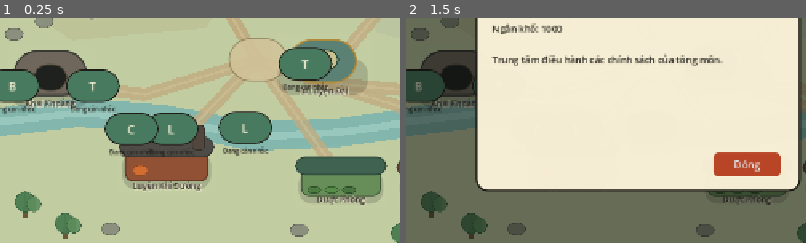
Above: before the commit, frames 1-2 (left to right).
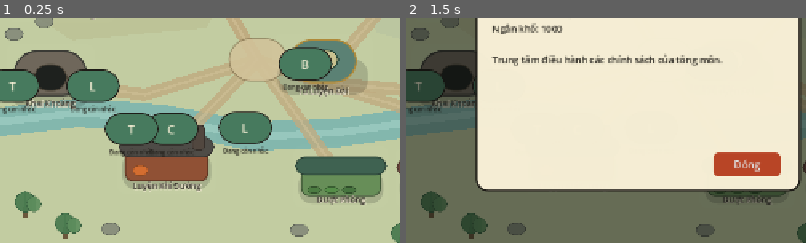
Above: after the commit, the same moments.

Repository: vuanhtuan161094-byte/TongMonBaDao
Game: Godot game, scene res://scenes/p3/p3_1_landscape_sect.tscn
The game is run twice, just before and just after one commit, with the same random seed, the same clock (stepped at 60 frames per second) and the same inputs. This scene is started directly instead of the project's main scene.
Inputs (mouse positions are % of the whole screen's width and height, from its top left):
- Up to frame 1 (0.25 s): no input
- Up to frame 2 (1.5 s): click (50, 23) at 0.5 s; click (72, 26) at 1.25 s
The pictures show only the part of the screen within x 22-72%, y 36-86%; the shares and areas given below are measured in that part.

The runs differ from the first frame. In frame 1, 0.3% of the frame differs, in the area x 2-78%, y 18-52%; in frame 2, less than 0.1%.

Commit message:
fix(GP-02C1): reconcile legacy V2 PvE reservations before offline ticks

Diff:
--- a/godot/src/simulation/combat/hunting_pve_run_v2.gd
+++ b/godot/src/simulation/combat/hunting_pve_run_v2.gd
@@ -267,6 +267,92 @@
         owner_state.sect.v2_pve_active_runs.erase(encounter)
     return {"ok":true,"already_settled":false,"settled_tick":when}
 
+
+# GP-02C1: restore valid pre-reservation V2 saves before *any* offline tick.
+# Two-phase validation leaves malformed/contested legacy saves untouched.
+static func reconcile_loaded_v2_pve(state: SimulationState) -> Dictionary:
+    if state == null:
+        return {"ok":false,"reason":"missing_loaded_state"}
+    if state.sect.v2_pve_active_runs.is_empty():
+        return {"ok":true,"legacy_restored":0,"terminal_settled":0}
+    var encountered: Dictionary = {}
+    var pending: Dictionary = {}
+    var ids: Array = state.sect.v2_pve_active_runs.keys()
+    ids.sort()
+    var buildings := BuildingSystem.new()
+    for raw_id in ids:
+        var id := str(raw_id)
+        var snapshot = state.sect.v2_pve_active_runs[raw_id]
+        if id.is_empty() or not (snapshot is Dictionary) or str(snapshot.get("encounter_id","")) != id:
+            return {"ok":false,"reason":"legacy_encounter_identity_invalid"}
+        if state.sect.v2_pve_reward_claims.has(id):
+            return {"ok":false,"reason":"claimed_encounter_has_active_snapshot"}
+        var restored := restore_state(state,snapshot)
+        if not bool(restored.get("ok",false)):
+            return {"ok":false,"reason":"legacy_encounter_snapshot_invalid","detail":restored.get("reason","unknown")}
+        var session: HuntingPveRunV2 = restored["session"]
+        var terminal := not session.battle.active
+        var previous_receipt = state.sect.v2_pve_settlement_receipts.get(id,null)
+        if previous_receipt != null:
+            if not terminal or not (previous_receipt is Dictionary):
+                return {"ok":false,"reason":"legacy_receipt_state_invalid"}
+            var receipt: Dictionary = previous_receipt
+            var members: Dictionary = {}
+            for raw_actor_id in session.battle.actors.keys():
+                var original: Dictionary = session.battle.actors[raw_actor_id]
+                if str(original.get("side","")) == "disciple":
+                    members[str(raw_actor_id)] = {
+                        "actor_hp":float(original.get("hp",-1.0)),
+                        "actor_max_hp":float(original.get("max_hp",0.0)),
+                        "downed":float(original.get("hp",-1.0)) <= 0.0
+                    }
+            if str(receipt.get("outcome","")) != session.battle.outcome or receipt.get("members",{}) != members:
+                return {"ok":false,"reason":"legacy_terminal_receipt_conflict"}
+            continue
+        for raw_actor_id in session.battle.actors.keys():
+            var actor: Dictionary = session.battle.actors[raw_actor_id]
+            if str(actor.get("side","")) != "disciple":
+                continue
+            var disciple_id := str(raw_actor_id)
+            if encountered.has(disciple_id):
+                return {"ok":false,"reason":"legacy_disciple_in_multiple_encounters"}
+            encountered[disciple_id] = id
+            if not state.disciples.has(StringName(disciple_id)):
+                return {"ok":false,"reason":"legacy_participant_missing"}
+            var disciple: DiscipleState = state.disciples[StringName(disciple_id)]
+            if not disciple.active_pve_encounter_id.is_empty() and disciple.active_pve_encounter_id != id:
+                return {"ok":false,"reason":"legacy_reservation_conflict"}
+            if disciple.injury_level != 0 or disciple.hp <= 0.0 or disciple.max_hp <= 0.0:
+                return {"ok":false,"reason":"legacy_participant_life_conflict"}
+            if not disciple.work_cycle_state.is_empty() or buildings.disciple_has_active_spirit_plot(state,disciple.id) or buildings.disciple_has_active_timed_recipe(state,disciple.id) or DiscipleBodyTrainingFacilityV2.has_reserved_slot(state,disciple):
+                return {"ok":false,"reason":"legacy_participant_occupation_conflict"}
+            if not [&"EVALUATE",&"IDLE",&"HOLD"].has(disciple.current_action):
+                return {"ok":false,"reason":"legacy_participant_action_conflict"}
+            var actor_max := float(actor.get("max_hp",0.0))
+            var actor_hp := float(actor.get("hp",-1.0))
+            if actor_max <= 0.0 or is_nan(actor_hp) or is_inf(actor_hp) or actor_hp < 0.0 or actor_hp > actor_max:
+                return {"ok":false,"reason":"legacy_participant_hp_invalid"}
+        pending[id] = session
+    # Only now may state change. All actors and terminal HPs are preflighted.
+    var assigned := 0
+    for key in encountered.keys():
+        var participant: DiscipleState = state.disciples[StringName(str(key))]
+        if participant.active_pve_encounter_id.is_empty():
+            assigned += 1
+        participant.active_pve_encounter_id = str(encountered[key])
+    var settled := 0
+    for raw_id in ids:
+        var id := str(raw_id)
+        if not pending.has(id):
+            continue
+        var run: HuntingPveRunV2 = pending[id]
+        if not run.battle.active:
+            var result := run._settle_terminal()
+            if not bool(result.get("ok",false)):
+                return {"ok":false,"reason":"legacy_terminal_settlement_failed","detail":result.get("reason","unknown")}
+            settled += 1
+    return {"ok":true,"legacy_restored":assigned,"terminal_settled":settled}
+
 # Production-facing recovery path: only a snapshot already recorded in the
 # canonical SectState may resume the encounter. Direct restore_state is a
 # validated low-level utility for migration/tests.
--- a/godot/src/simulation/state/simulation_state.gd
+++ b/godot/src/simulation/state/simulation_state.gd
@@ -390,4 +390,10 @@
             if building.id != &"":
                 state.buildings[str(building.id)] = building
 
+    # Reconstruct GP-02C1 PvE reservation BEFORE SimulationRuntimeOwnerV2
+    # advances any offline minutes. Reject contested snapshots fail-closed.
+    var legacy_pve := HuntingPveRunV2.reconcile_loaded_v2_pve(state)
+    if not bool(legacy_pve.get("ok",false)):
+        push_error("GP-02C1: incompatible saved PvE: %s" % str(legacy_pve.get("reason","unknown")))
+        return null
     return state
--- a/godot/tests/simulation/gp_02c1_injury_settlement_test.gd
+++ b/godot/tests/simulation/gp_02c1_injury_settlement_test.gd
@@ -82,6 +82,8 @@
     _cleanup()
     if not _terminal_contract(): return
     if not _receipt_replay_and_compatibility(): return
+    if not _legacy_active_pve_save_migration(): return
+    if not _legacy_terminal_and_fail_closed(): return
     if not _timed_occupation_guards(): return
     if not _work_guard_and_recovery(): return
     if not _real_pve_and_claim(): return
@@ -167,6 +169,76 @@
 
 # T15: genuine paid Spirit Field and Alchemy jobs must remain untouched when
 # the same worker attempts a conflicting V2 expedition.
+
+# Genuine legacy V2 snapshot fixtures are saved WITHOUT the GP-02C1 field.
+# SaveService then migrates the exact persisted bytes before offline catch-up.
+func _legacy_active_pve_save_migration() -> bool:
+    var fx := _seed(2)
+    if not _check(not fx.is_empty(),"LEGACY_ACTIVE_SETUP","missing authentic V2 recruits"): return false
+    var state: SimulationState = fx["state"]
+    var s := _begin(fx,"gp2c-legacy-inflight")
+    if not _check(s != null,"LEGACY_ACTIVE_BEGIN","cannot start genuine hunt"): return false
+    var actors: Array = fx["actors"]
+    for actor in actors:
+        (actor as DiscipleState).active_pve_encounter_id = ""
+    var hp_before := (actors[0] as DiscipleState).hp
+    var old_tick := state.tick
+    state.runtime_last_wall_unix = 1000000
+    if not _check(SaveService.new().save_to_path(state,PATH) == OK,"LEGACY_ACTIVE_SAVE","legacy snapshot not accepted by canonical SaveService"): return false
+    var loaded := SaveService.new().load_from_path(PATH)
+    if not _check(loaded != null,"LEGACY_ACTIVE_LOAD","legacy save was not migrated"): return false
+    for actor in actors:
+        var current: DiscipleState = loaded.disciples[(actor as DiscipleState).id]
+        if not _check(current.active_pve_encounter_id == "gp2c-legacy-inflight","LEGACY_ACTIVE_OWNER","missing restored reservation"): return false
+    if not _check(not bool(workforce.issue_command(loaded,(actors[0] as DiscipleState).id,WorkforceSystem.COMMAND_HOLD,"",100)) and
+        not bool(DiscipleTrainingActionV2.request_training(loaded,(actors[0] as DiscipleState).id,"body").get("ok",false)) and
+        (loaded.disciples[(actors[0] as DiscipleState).id] as DiscipleState).hp == hp_before,"LEGACY_ACTIVE_GUARD","legacy active participant worked or changed HP"): return false
+    var resumed := HuntingPveRunV2.resume_active(loaded,"gp2c-legacy-inflight")
+    if not _check(bool(resumed.get("ok",false)),"LEGACY_ACTIVE_RESUME","cannot resume genuine combat snapshot"): return false
+    var live: HuntingPveRunV2 = resumed["session"]
+    if not _check(bool(live.finish().get("ok",false)) and loaded.sect.v2_pve_settlement_receipts.has("gp2c-legacy-inflight") and loaded.tick == old_tick,"LEGACY_ACTIVE_FINISH","cannot settle restored legacy battle"): return false
+    _cleanup()
+    return true
+
+func _legacy_terminal_and_fail_closed() -> bool:
+    var fx := _seed(1)
+    if not _check(not fx.is_empty(),"LEGACY_TERM_SETUP","missing V2 disciple"): return false
+    var state: SimulationState = fx["state"]
+    var actor: DiscipleState = fx["actors"][0]
+    var s := _begin(fx,"gp2c-legacy-defeat")
+    if not _check(s != null,"LEGACY_TERM_BEGIN","missing battle"): return false
+    s.battle.actors[str(actor.id)]["hp"] = 0.0
+    s.battle.active = false
+    s.battle.outcome = "defeat"
+    state.sect.v2_pve_active_runs["gp2c-legacy-defeat"] = s.save_state()
+    actor.active_pve_encounter_id = ""
+    state.runtime_last_wall_unix = 1500000
+    if not _check(SaveService.new().save_to_path(state,PATH) == OK,"LEGACY_TERM_SAVE","cannot save pre-Injury terminal snapshot"): return false
+    var loaded := SaveService.new().load_from_path(PATH)
+    if not _check(loaded != null,"LEGACY_TERM_LOAD","terminal migration failed"): return false
+    var injured: DiscipleState = loaded.disciples[actor.id]
+    if not _check(injured.injury_level == 1 and injured.hp == 1.0 and injured.injury_recover_at_tick == loaded.tick + 120 and
+        injured.active_pve_encounter_id.is_empty() and loaded.sect.v2_pve_settlement_receipts.has("gp2c-legacy-defeat") and
+        not loaded.sect.v2_pve_active_runs.has("gp2c-legacy-defeat"),"LEGACY_TERM_SETTLE","legacy defeat incorrectly settled or retained run"): return false
+    var owner := SimulationRuntimeOwnerV2.new()
+    var caught := owner.load_from_path(PATH,1500000 + 119*60)
+    if not _check(bool(caught.get("ok",false)) and (owner.state.disciples[actor.id] as DiscipleState).injury_level == 1,"LEGACY_TERM_119","legacy Injury healed before 120 ticks"): return false
+    if not _check(bool(owner.update_to(1500000+120*60).get("ok",false)) and (owner.state.disciples[actor.id] as DiscipleState).injury_level == 0,"LEGACY_TERM_120","legacy Injury did not expire on exact tick"): return false
+    _cleanup()
+
+    var contested := _seed(1)
+    if not _check(not contested.is_empty(),"LEGACY_CONFLICT_SETUP","missing V2 actor"): return false
+    var badstate: SimulationState = contested["state"]
+    var bad: DiscipleState = contested["actors"][0]
+    var old := _begin(contested,"gp2c-legacy-contested")
+    if not _check(old != null,"LEGACY_CONFLICT_BEGIN","missing active snapshot"): return false
+    bad.active_pve_encounter_id = ""
+    bad.work_cycle_state = {"profession":"mining","profession_id":"mining","phase":"haul_back","carried_units":3}
+    var old_receipts := badstate.sect.v2_pve_settlement_receipts.size()
+    var parsed := SimulationState.from_dict(badstate.to_dict())
+    if not _check(parsed == null and badstate.sect.v2_pve_settlement_receipts.size() == old_receipts and bad.active_pve_encounter_id.is_empty(),"LEGACY_FAIL_CLOSED","conflicting old occupation created partial receipt/reservation"): return false
+    return true
+
 func _timed_occupation_guards() -> bool:
     var fx := _seed(1)
     if not _check(not fx.is_empty(),"T15_SETUP","cannot recruit V2 field worker"): return false
